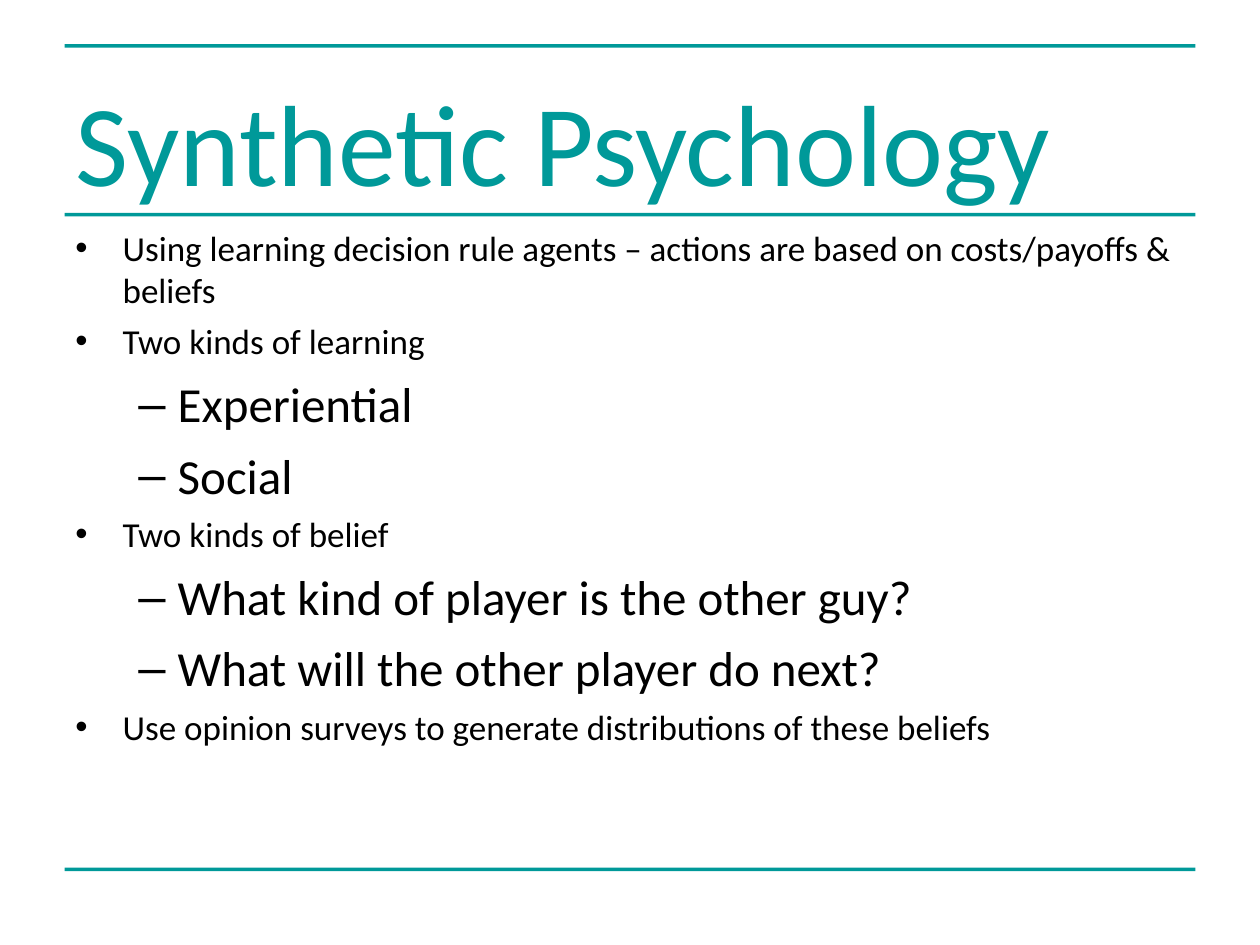
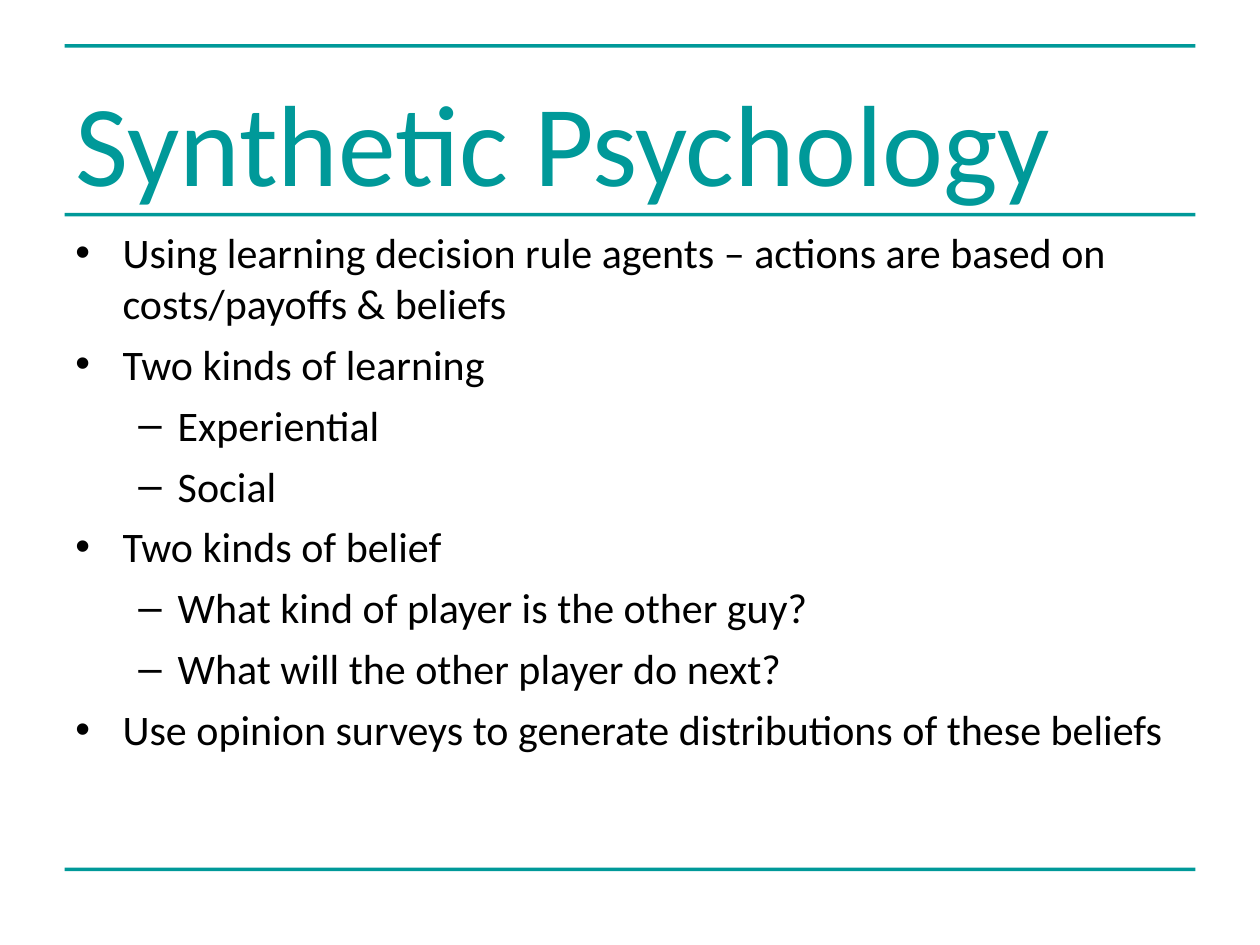
Before and after one commit to greenape/bsps2015, a slide deck: slide 10 of presentation/risky_aging_bsps.ppt. Drawn at 1260x945 pixels with LibreOffice and Linux fonts; fonts in the diff are those of the drawing. Boxes give left, top, right and bottom in pixels: in the first picture for what was removed or moved away, otherwise in the second. Text is boxed around its words. In the diff, an @@ line names an element or a change of style, - is before the commit and + after.

Commit message:
Font sizes

```diff
--- a/presentation/risky_aging_bsps.ppt
+++ b/presentation/risky_aging_bsps.ppt
@@ text "Using learning decision rule agents ..." at [123,238,1162,753]: size 20 to 24 pt in "Using learning decision rule agents – actions ...", "Two kinds of learning", "Two kinds of belief", "Use opinion surveys to generate distributions of ..."; size 28 to 24 pt in "Experiential", "Social", "What kind of player is the other ...", "What will the other player do next?"; more space between paragraphs; less space between paragraphs @@
```
Also in this commit, not shown: 8 other slides changed.
